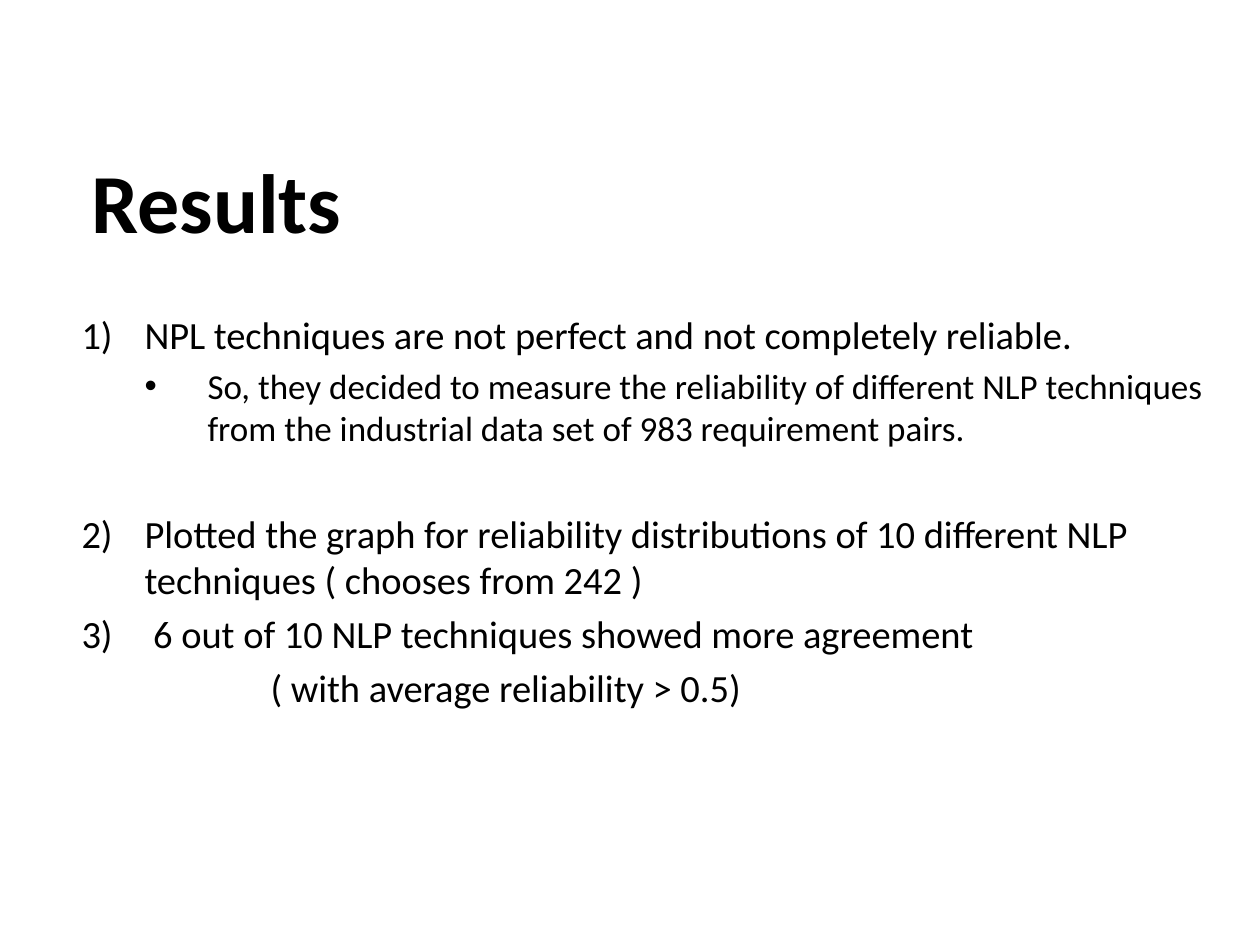
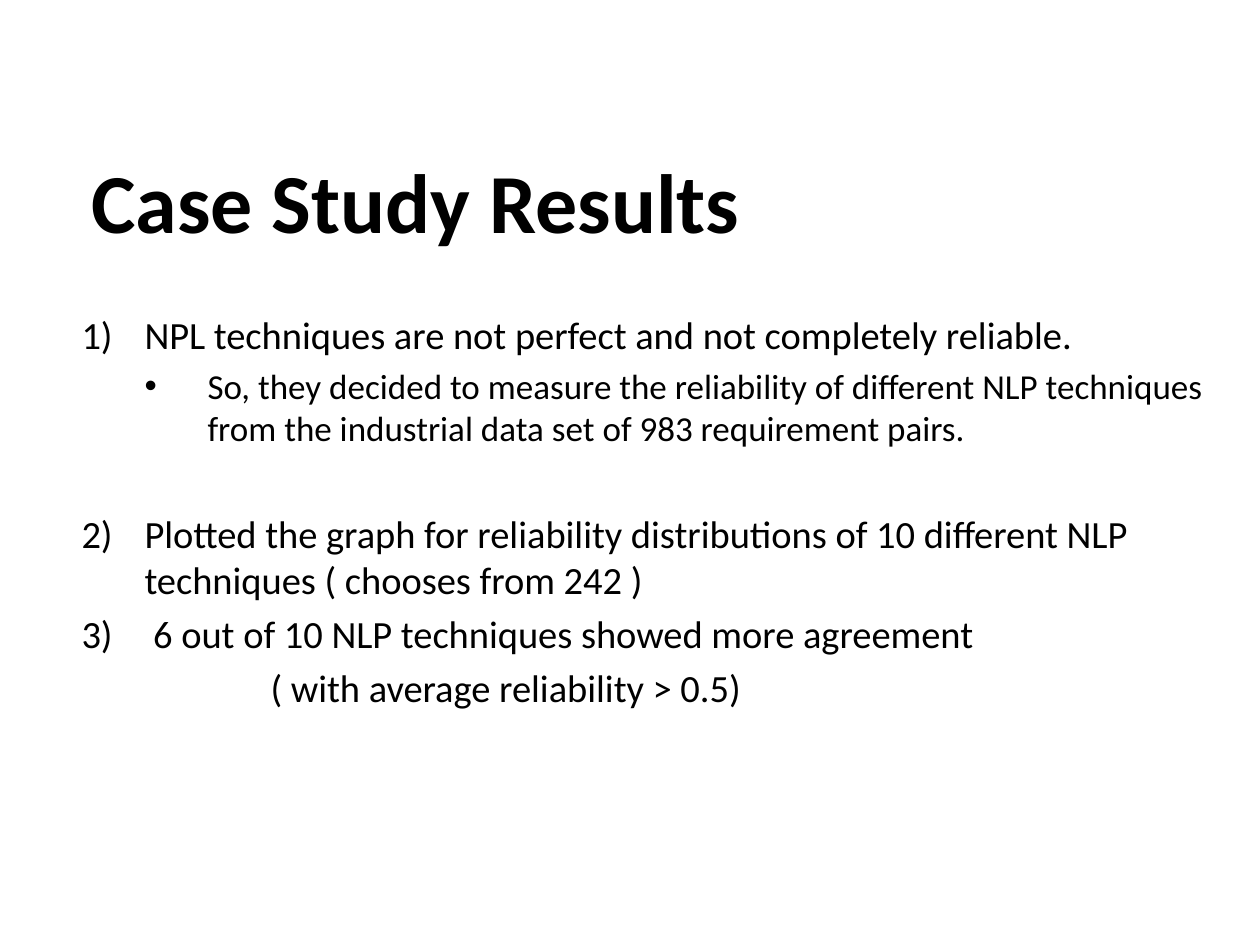
Before and after one commit to sindhusha-t/ASE-Lab-Assignments, a slide deck: slide 10 of Journal_presentation/The Effort Savings from Using NLP to Classify.pptx. Drawn at 1260x945 pixels with LibreOffice and Linux fonts; fonts in the diff are those of the drawing; background and template pictures are left out. Boxes give left, top, right and bottom in pixels: in the first picture for what was removed or moved away, otherwise in the second. Text is boxed around its words. In the diff, an @@ line names an element or a change of style, - is before the commit and + after.

```diff
--- a/Journal_presentation/The Effort Savings from Using NLP to Classify.pptx
+++ b/Journal_presentation/The Effort Savings from Using NLP to Classify.pptx
@@ title at bbox=[91, 174, 739, 247]: text changed @@
-Results
+Case Study Results
```
Also in this commit, not shown: 7 other slides changed.
